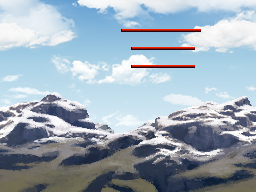
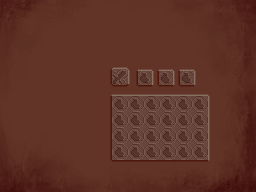
Two versions of the same layered image (256px x 192px). Layer-by-layer changes:
hid group "setting" (12 layers) over [0, 0, 256, 192]
hid group "titleScreen" (21 layers) over [0, 0, 256, 192]
showed group "over" (3 layers) over [0, 0, 256, 192]
showed group "Under" (2 layers) over [111, 68, 208, 160]
